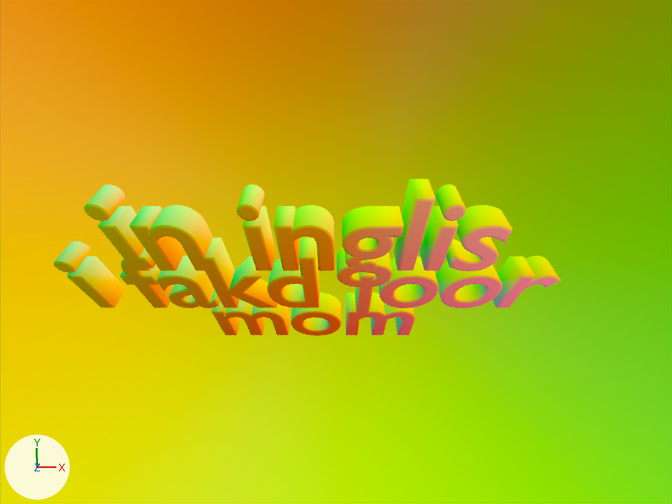
What one commit did to the Blender file Assets/Cool Stuff/UV Creator - Text 03.blend.
One viewpoint serves both versions: the file's camera 'Camera'. Arrows for +X, +Y and +Z are at lower left; the lights stay in place. The picture after the commit comes second. Text is drawn in Blender's own font.

The first picture shows 'Cube', 'Text'.
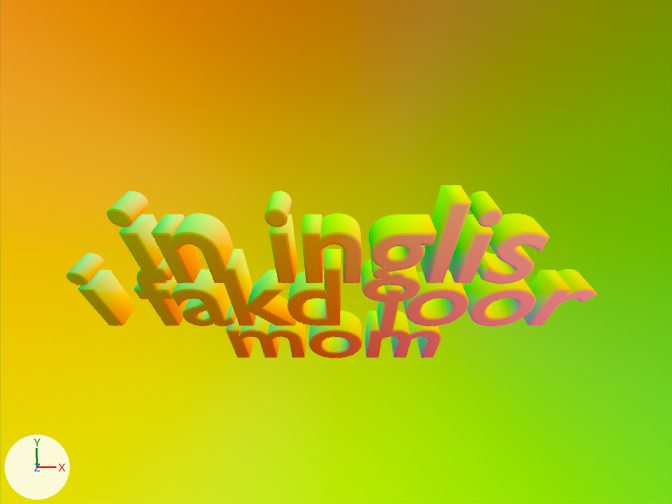
Where the change shows, as pixel boxes (x1, y1, x2, y2) in the pictures (672 x 504 px):
'Text', moved, turned, rescaled
    before: (54, 179, 560, 336)
    after: (66, 185, 597, 358)

The change, as a list of edits to the scene's bpy script:
```text
Change ob_text:
    ob_text.location: (-0.78, -0.22, 0.0) -> (0.01, -0.63, 0.0)
    ob_text.rotation_euler: (0.826, 0.0, 0.0) -> (0.718, 0.0, 0.0)  # degrees (47, 0, 0) -> degrees (41, 0, 0)
    ob_text.scale: (3.93, 3.93, 2.2) -> (4.11, 4.11, 2.3)
```
